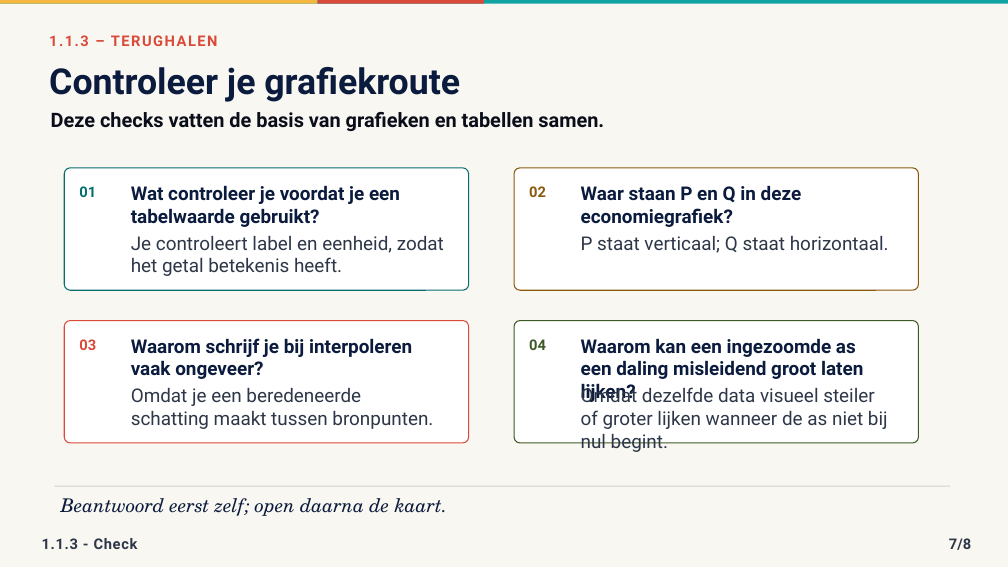
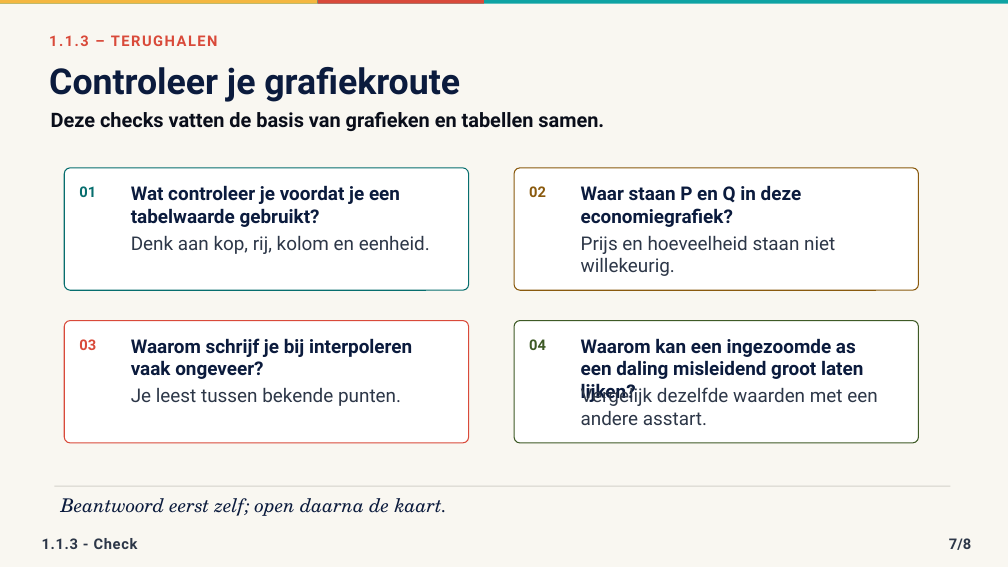
Before and after one commit to meijer1973/4veco-lessen, a slide deck: slide 7 of Boek 1 - Grondslagen, vraag en aanbod/1.1 Hoofdstuk Economisch denken en rekenen/1.1.3 Grafieken en tabellen/1.1.3 Grafieken en tabellen – presentatie.pptx. Drawn at 1008x567 pixels with LibreOffice and Linux fonts; fonts in the diff are those of the drawing. Boxes give left, top, right and bottom in pixels: in the first picture for what was removed or moved away, otherwise in the second. Text is boxed around its words. In the diff, an @@ line names an element or a change of style, - is before the commit and + after.

```diff
--- a/Boek 1 - Grondslagen, vraag en aanbod/1.1 Hoofdstuk Economisch denken en rekenen/1.1.3 Grafieken en tabellen/1.1.3 Grafieken en tabellen – presentatie.pptx
+++ b/Boek 1 - Grondslagen, vraag en aanbod/1.1 Hoofdstuk Economisch denken en rekenen/1.1.3 Grafieken en tabellen/1.1.3 Grafieken en tabellen – presentatie.pptx
@@ text at [131, 236, 430, 254]: text changed @@
-Je controleert label en eenheid, zodat het getal betekenis heeft.
+Denk aan kop, rij, kolom en eenheid.
@@ text at [581, 236, 835, 276]: text changed @@
-P staat verticaal; Q staat horizontaal.
+Prijs en hoeveelheid staan niet willekeurig.
@@ text at [131, 388, 401, 406]: text changed @@
-Omdat je een beredeneerde schatting maakt tussen bronpunten.
+Je leest tussen bekende punten.
@@ text at [581, 387, 877, 425]: text changed @@
-Omdat dezelfde data visueel steiler of groter lijken wanneer de as niet bij nul begint.
+Vergelijk dezelfde waarden met een andere asstart.
```
Also in this commit, not shown: 3 other files.
